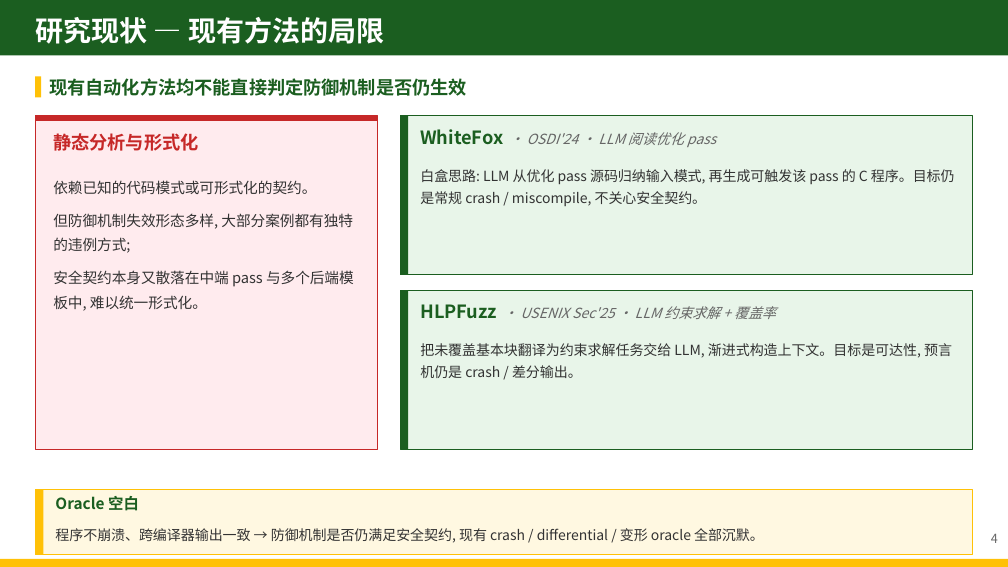
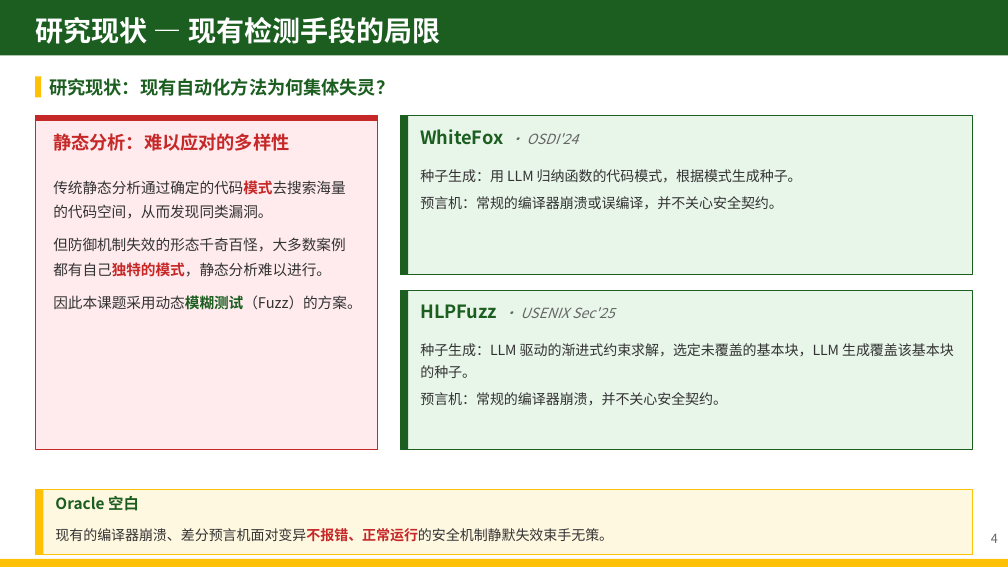
Before and after one commit to zjy-dev/de-fuzz, a slide deck: slide 8 of docs/presentations/pptx-workspace/开题答辩-DeFuzz.pptx (slide 6 before the commit). Drawn at 1008x567 pixels with LibreOffice and Linux fonts; fonts in the diff are those of the drawing. Boxes give left, top, right and bottom in pixels: in the first picture for what was removed or moved away, otherwise in the second. Text is boxed around its words. In the diff, an @@ line names an element or a change of style, - is before the commit and + after.

```diff
--- a/docs/presentations/pptx-workspace/开题答辩-DeFuzz.pptx
+++ b/docs/presentations/pptx-workspace/开题答辩-DeFuzz.pptx
@@ text at (35, 17, 440, 44): text changed @@
-研究现状 — 现有方法的局限
+研究现状 — 现有检测手段的局限
@@ text at (49, 78, 394, 96): text changed @@
-现有自动化方法均不能直接判定防御机制是否仍生效
+研究现状：现有自动化方法为何集体失灵？
@@ text at (53, 133, 289, 151): text changed @@
-静态分析与形式化
+静态分析：难以应对的多样性
@@ text at (420, 129, 579, 145): text changed; size 10 to 13 pt; text colour #666666 to #1B5E20; bold on; italic off @@
-WhiteFox · OSDI'24 · LLM 阅读优化 pass
+WhiteFox · OSDI'24
@@ text at (420, 169, 802, 210): text changed @@
-白盒思路: LLM 从优化 pass 源码归纳输入模式, 再生成可触发该 pass 的 C 程序。目标仍是常规 crash / miscompile, 不关心安全契约。
+种子生成：用 LLM 归纳函数的代码模式，根据模式生成种子。
+预言机：常规的编译器崩溃或误编译，并不关心安全契约。
@@ text at (53, 180, 361, 310): text changed @@
-依赖已知的代码模式或可形式化的契约。
-但防御机制失效形态多样, 大部分案例都有独特的违例方式;
-安全契约本身又散落在中端 pass 与多个后端模板中, 难以统一形式化。
+传统静态分析通过确定的代码模式去搜索海量的代码空间，从而发现同类漏洞。
+但防御机制失效的形态千奇百怪，大多数案例都有自己独特的模式，静态分析难以进行。
+因此本课题采用动态模糊测试（Fuzz）的方案。
@@ text at (420, 304, 615, 318): text changed @@
-HLPFuzz · USENIX Sec'25 · LLM 约束求解 + 覆盖率
+HLPFuzz · USENIX Sec'25
@@ text at (420, 343, 954, 405): text changed @@
-把未覆盖基本块翻译为约束求解任务交给 LLM, 渐进式构造上下文。目标是可达性, 预言机仍是 crash / 差分输出。
+种子生成：LLM 驱动的渐进式约束求解，选定未覆盖的基本块，LLM 生成覆盖该基本块的种子。
+预言机：常规的编译器崩溃，并不关心安全契约。
@@ text at (55, 528, 613, 542): text changed @@
-程序不崩溃、跨编译器输出一致 → 防御机制是否仍满足安全契约, 现有 crash / differential / 变形 oracle 全部沉默。
+现有的编译器崩溃、差分预言机面对变异不报错、正常运行的安全机制静默失效束手无策。
```
Also in this commit, not shown: 14 other slides changed, 5 slides added, 2 slides removed, 15 other files.
